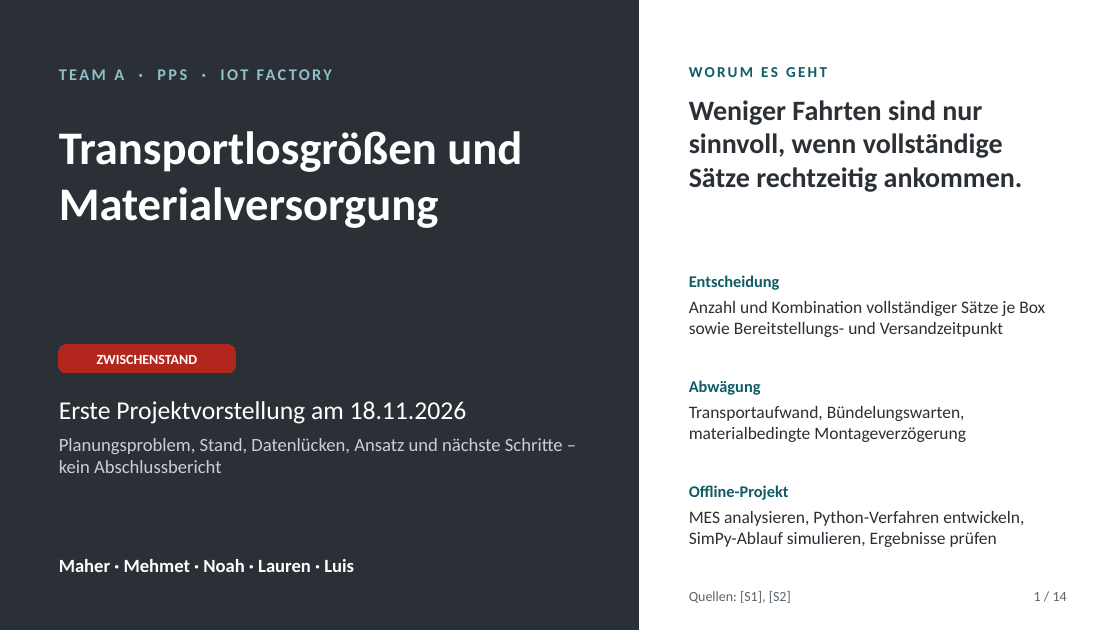
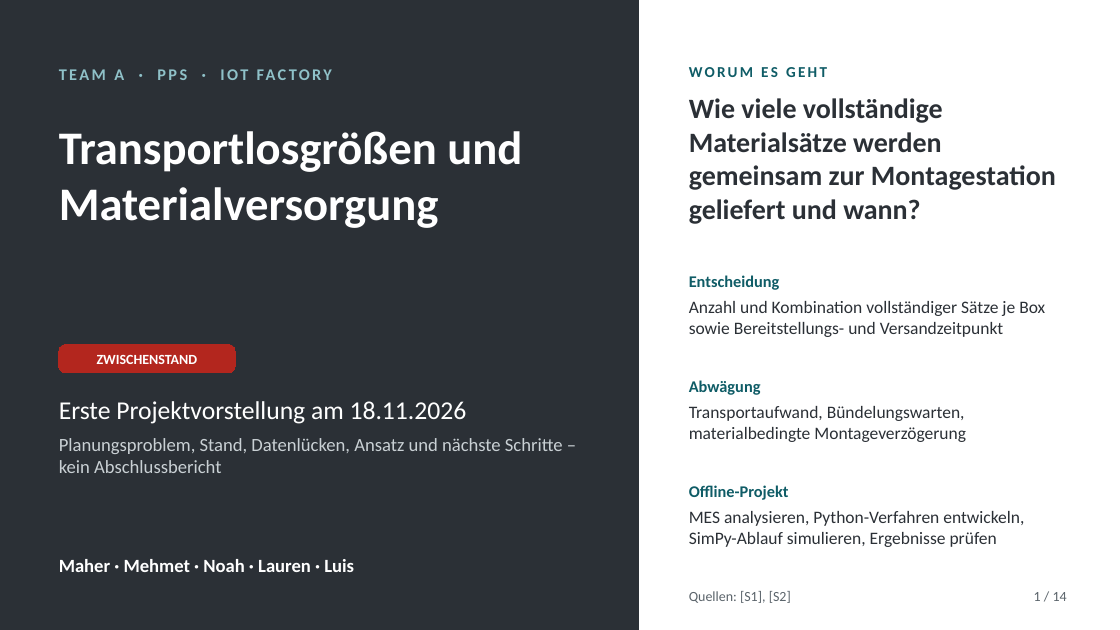
Before and after one commit to ProfReusch2026PPS/Team-A-transportlosgroessen-materialversorgung, a slide deck: slide 1 of praesentation/Präsentation_Team_A.pptx. Drawn at 1120x630 pixels with LibreOffice and Linux fonts; fonts in the diff are those of the drawing. Boxes give left, top, right and bottom in pixels: in the first picture for what was removed or moved away, otherwise in the second. Text is boxed around its words. In the diff, an @@ line names an element or a change of style, - is before the commit and + after.

Commit message:
Präsentation aktualisiert

```diff
--- a/praesentation/Präsentation_Team_A.pptx
+++ b/praesentation/Präsentation_Team_A.pptx
@@ text at [689,98,1056,224]: text changed @@
-Weniger Fahrten sind nur sinnvoll, wenn vollständige Sätze rechtzeitig ankommen.
+Wie viele vollständige Materialsätze werden gemeinsam zur Montagestation geliefert und wann?
```
